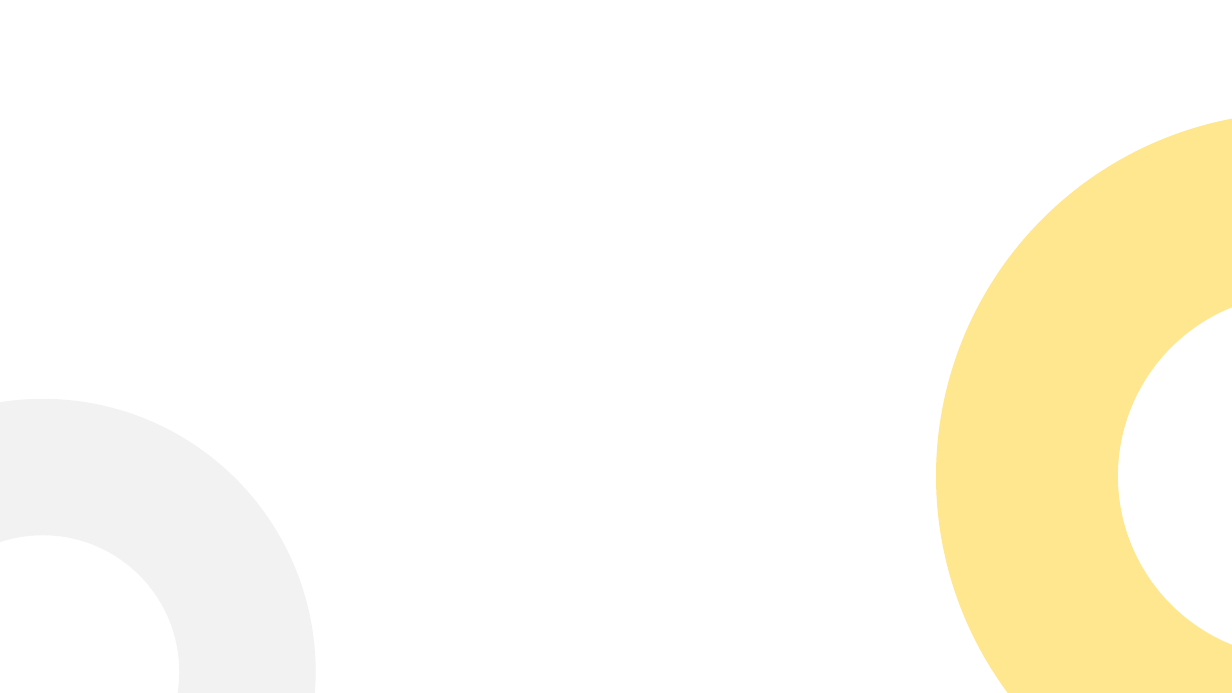
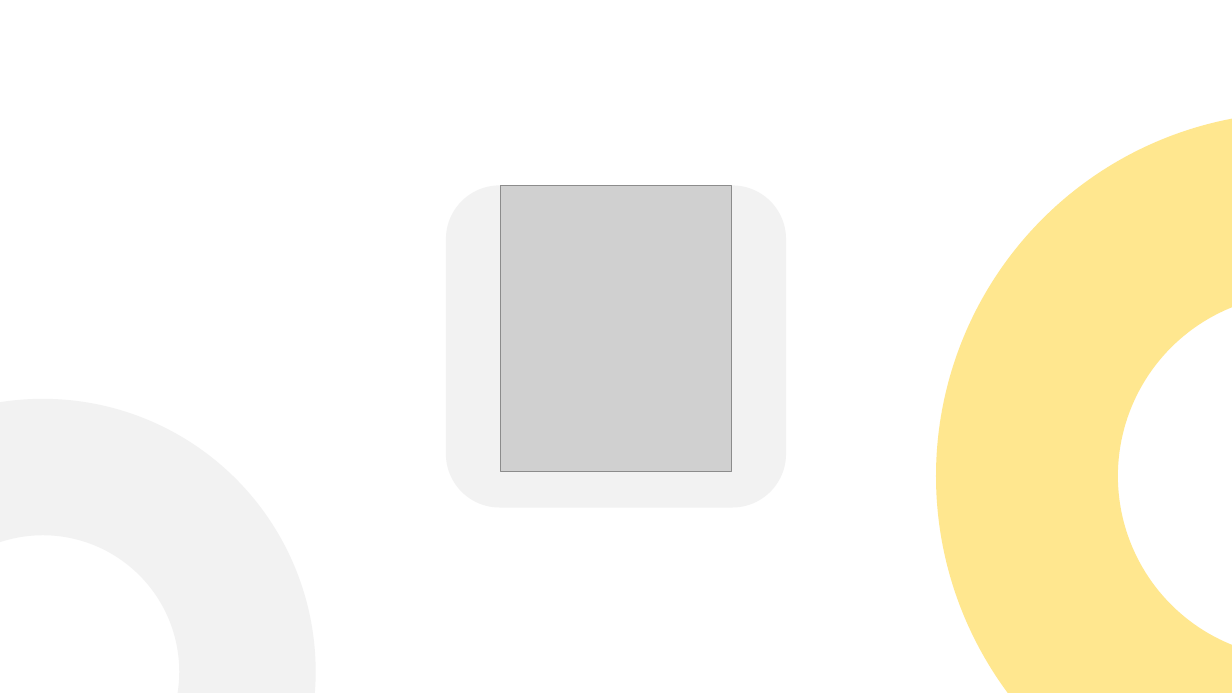
Before and after one commit to aexra/HACK24, a slide deck: slide 2 of presentation/ChallengeArena.pptx. Drawn at 1232x693 pixels with LibreOffice and Linux fonts; fonts in the diff are those of the drawing; grey boxes stand for pictures. Boxes give left, top, right and bottom in pixels: in the first picture for what was removed or moved away, otherwise in the second. Text is boxed around its words. In the diff, an @@ line names an element or a change of style, - is before the commit and + after.

Commit message:
QR-код для медиа контента

```diff
--- a/presentation/ChallengeArena.pptx
+++ b/presentation/ChallengeArena.pptx
@@ rounded rectangle added at (446, 186, 787, 508), fill #F2F2F2 @@
@@ picture added at (501, 186, 732, 471) @@
```
